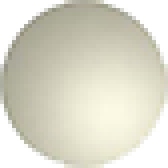
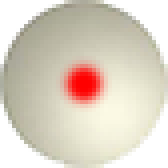
Layers edited between the first and the second 168 × 168 image:
painted on "图层 0" over [56, 56, 112, 112]
